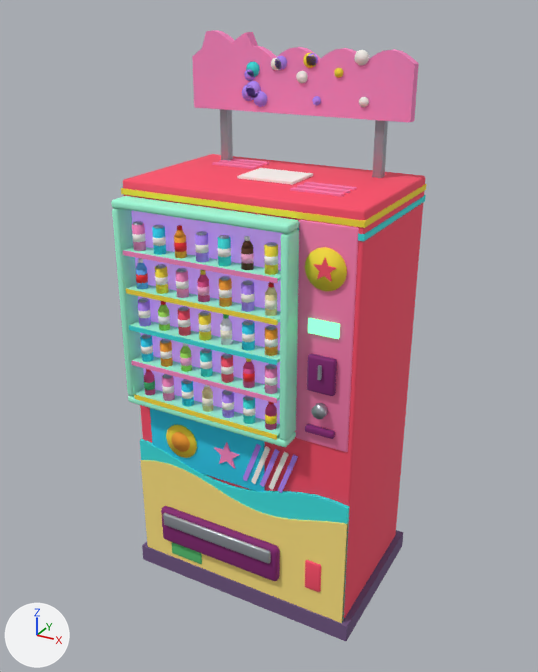
The glTF model assets/expendedoras/expendedora_soda.glb as it was, and as the next commit left it.
Rendered twice from a camera (50 mm lens) standing at (1.51, -2.81, 2.66) and looking at (-0.01, -0.04, 1.28). The axes (+X, +Y, +Z) are drawn at lower left. The lights are the same throughout. The older version comes first. Where no turn or scale is listed for an object, it has been applied to the vertices.

Objects in the first picture: 'Soda_Amarillo', 'Soda_BaseCiruela', 'Soda_Blanco', 'Soda_BlancoPuro', 'Soda_Cian', 'Soda_FondoVitrina', 'Soda_Gris', 'Soda_Lila', 'Soda_Naranja', 'Soda_OlaAmarilla', 'Soda_OlaTurquesa', 'Soda_Oscuro', 'Soda_Pantalla', 'Soda_Rojo', 'Soda_RosaFuerte', 'Soda_RosaSakura' and 16 more.
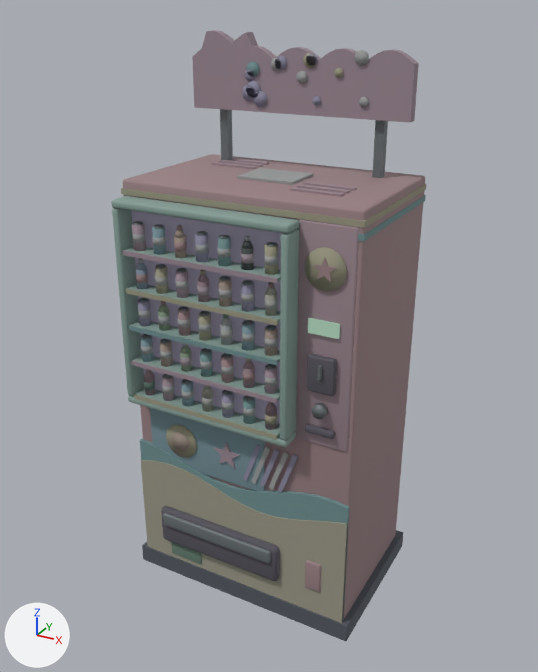
Location of each change, [x1, y1, x2, y2] in pixels of the pictures (538 x 672 px):
'Soda_Rojo', recoloured (red to grey)
    both: [123, 154, 425, 618]
'Soda_RosaSakura', recoloured
    both: [123, 30, 419, 469]
'Soda_Blanco', recoloured (green to grey)
    both: [111, 196, 299, 447]
'Soda_OlaAmarilla', recoloured (yellow to grey)
    both: [141, 460, 348, 623]
'Soda_RosaFuerte', recoloured (pink to grey)
    both: [212, 158, 359, 452]
'Soda_FondoVitrina', recoloured (purple to grey)
    both: [131, 211, 283, 424]
'Soda_Amarillo', recoloured
    both: [121, 53, 427, 458]
'Soda_OlaTurquesa', recoloured
    both: [129, 62, 426, 622]
'Soda_Cian', recoloured
    both: [140, 227, 265, 492]
'Soda_Oscuro', recoloured
    both: [161, 354, 337, 581]
'Soda_Gris', recoloured
    both: [133, 109, 388, 564]
'Soda_BlancoPuro', recoloured
    both: [132, 50, 369, 490]
'Soda_Lila', recoloured
    both: [138, 53, 321, 493]
'Soda_Naranja', recoloured
    both: [160, 278, 278, 452]
'Soda_Pantalla', recoloured (green to greyish green)
    both: [308, 318, 340, 339]

Patch to the scene script:
```diff
--- a/assets/expendedoras/expendedora_soda.glb.py
+++ b/assets/expendedoras/expendedora_soda.glb.py
@@ me_ns_cuerpo_007 @@
 me_ns_cuerpo_007.from_pydata(...)  # 384 vertices, 720 faces; spans x -0.55..0.55, y -0.45..0.35, z 0.72..2.49
-me_ns_cuerpo_007.materials.append(mat_ns_amarillo)  # yellow #ffe238
+me_ns_cuerpo_007.materials.append(mat_ns_amarillo_juego)  # yellow #9a9881
@@ me_ns_cuerpo_006 @@
 me_ns_cuerpo_006.from_pydata(...)  # 424 vertices, 812 faces; spans x -0.535..0.295, y -0.45..-0.35, z 0.985..1.935
-me_ns_cuerpo_006.materials.append(mat_ns_blanco)  # green #a2ffdc
+me_ns_cuerpo_006.materials.append(mat_ns_blanco_juego)  # grey #869f97
@@ me_ns_cuerpo_015 @@
 me_ns_cuerpo_015.from_pydata(...)  # 984 vertices, 1848 faces; spans x -0.46..0.34, y -0.43..0.17, z 0.69..2.51
-me_ns_cuerpo_015.materials.append(mat_ns_blancopuro)  # white #fffbf5
+me_ns_cuerpo_015.materials.append(mat_ns_blancopuro_juego)  # grey #9a9e9d
@@ me_ns_cuerpo_010 @@
 me_ns_cuerpo_010.from_pydata(...)  # 208 vertices, 396 faces; spans x -0.48..0.14, y -0.426..-0.35, z 0.65..1.834
-me_ns_cuerpo_010.materials.append(mat_ns_cian)  # cyan #27d4f5
+me_ns_cuerpo_010.materials.append(mat_ns_cian_juego)  # greyish cyan #76929a
@@ me_ns_cuerpo_005 @@
 me_ns_cuerpo_005.from_pydata(...)  # 8 vertices, 12 faces; spans x -0.5..0.26, y -0.36..-0.35, z 1.02..1.9
-me_ns_cuerpo_005.materials.append(mat_ns_fondovitrina)  # purple #c797ff, glowing purple #836aa0
+me_ns_cuerpo_005.materials.append(mat_ns_fondovitrina_juego)  # grey #8d8a9f
@@ me_ns_cuerpo_003 @@
 me_ns_cuerpo_003.from_pydata(...)  # 920 vertices, 1712 faces; spans x -0.52..0.52, y -0.42..0.32, z 0.0..2.27
-me_ns_cuerpo_003.materials.append(mat_ns_gris)  # grey #adb2ba
+me_ns_cuerpo_003.materials.append(mat_ns_gris_juego)  # grey #71787b
@@ me_ns_cuerpo_014 @@
 me_ns_cuerpo_014.from_pydata(...)  # 544 vertices, 1032 faces; spans x -0.46..0.31, y -0.43..0.17, z 0.69..2.49
-me_ns_cuerpo_014.materials.append(mat_ns_lila)  # purple #b88bff
+me_ns_cuerpo_014.materials.append(mat_ns_lila_juego)  # grey #8a889f
@@ me_ns_cuerpo_016 @@
 me_ns_cuerpo_016.from_pydata(...)  # 152 vertices, 288 faces; spans x -0.357..0.223, y -0.426..-0.368, z 0.75..1.662
-me_ns_cuerpo_016.materials.append(mat_ns_naranja)  # orange #ffa22e
+me_ns_cuerpo_016.materials.append(mat_ns_naranja_juego)  # brown #9a8c81
@@ me_ns_cuerpo_011 @@
 me_ns_cuerpo_011.from_pydata(...)  # 86 vertices, 168 faces; spans x -0.55..0.55, y -0.372..-0.352, z 0.08..0.65
-me_ns_cuerpo_011.materials.append(mat_ns_olaamarilla)  # yellow #ffe47f
+me_ns_cuerpo_011.materials.append(mat_ns_olaamarilla_juego)  # grey #9a9887
@@ me_ns_cuerpo_013 @@
 me_ns_cuerpo_013.from_pydata(...)  # 254 vertices, 480 faces; spans x -0.55..0.55, y -0.45..0.35, z 0.08..2.45
-me_ns_cuerpo_013.materials.append(mat_ns_olaturquesa)  # cyan #38e2e2
+me_ns_cuerpo_013.materials.append(mat_ns_olaturquesa_juego)  # greyish cyan #6f8f90
@@ me_ns_cuerpo_009 @@
 me_ns_cuerpo_009.from_pydata(...)  # 272 vertices, 532 faces; spans x -0.43..0.475, y -0.405..-0.353, z 0.2..1.4
-me_ns_cuerpo_009.materials.append(mat_ns_oscuro)  # purple #841f72
+me_ns_cuerpo_009.materials.append(mat_ns_oscuro_juego)  # dark grey #58555e
@@ me_ns_cuerpo_008 @@
 me_ns_cuerpo_008.from_pydata(...)  # 8 vertices, 12 faces; spans x 0.345..0.475, y -0.369..-0.357, z 1.49..1.55
-me_ns_cuerpo_008.materials.append(mat_ns_pantalla)  # green #277f48, glowing green #71ffa1
+me_ns_cuerpo_008.materials.append(mat_ns_pantalla_juego)  # greyish green #495e58, glowing greyish green #86a28d
@@ me_ns_cuerpo_002 @@
 me_ns_cuerpo_002.from_pydata(...)  # 260 vertices, 500 faces; spans x -0.55..0.55, y -0.43..0.35, z 0.06..2.0
-me_ns_cuerpo_002.materials.append(mat_ns_rojo)  # red #ff4e6a
+me_ns_cuerpo_002.materials.append(mat_ns_rojo_juego)  # grey #9a8285
@@ me_ns_cuerpo_017 @@
 me_ns_cuerpo_017.from_pydata(...)  # 128 vertices, 228 faces; spans x -0.39..0.53, y -0.357..0.255, z 0.985..2.008
-me_ns_cuerpo_017.materials.append(mat_ns_rosafuerte)  # pink #ff7fb2
+me_ns_cuerpo_017.materials.append(mat_ns_rosafuerte_juego)  # grey #9a878f
@@ me_ns_cuerpo_004 @@
 me_ns_cuerpo_004.from_pydata(...)  # 250 vertices, 468 faces; spans x -0.52..0.52, y -0.45..0.22, z 0.74..2.57
-me_ns_cuerpo_004.materials.append(mat_ns_rosasakura)  # pink #ff8bc7
+me_ns_cuerpo_004.materials.append(mat_ns_rosasakura_juego)  # grey #9a8893
```
